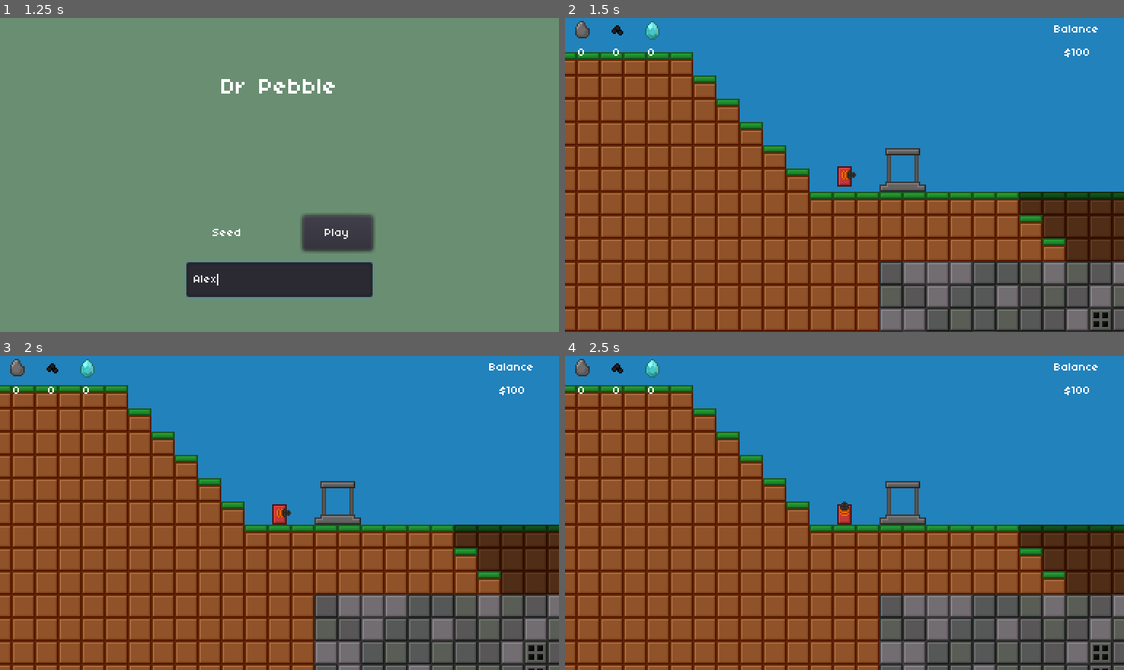
Above: before the commit, frames 1-4 (two rows, left to right).
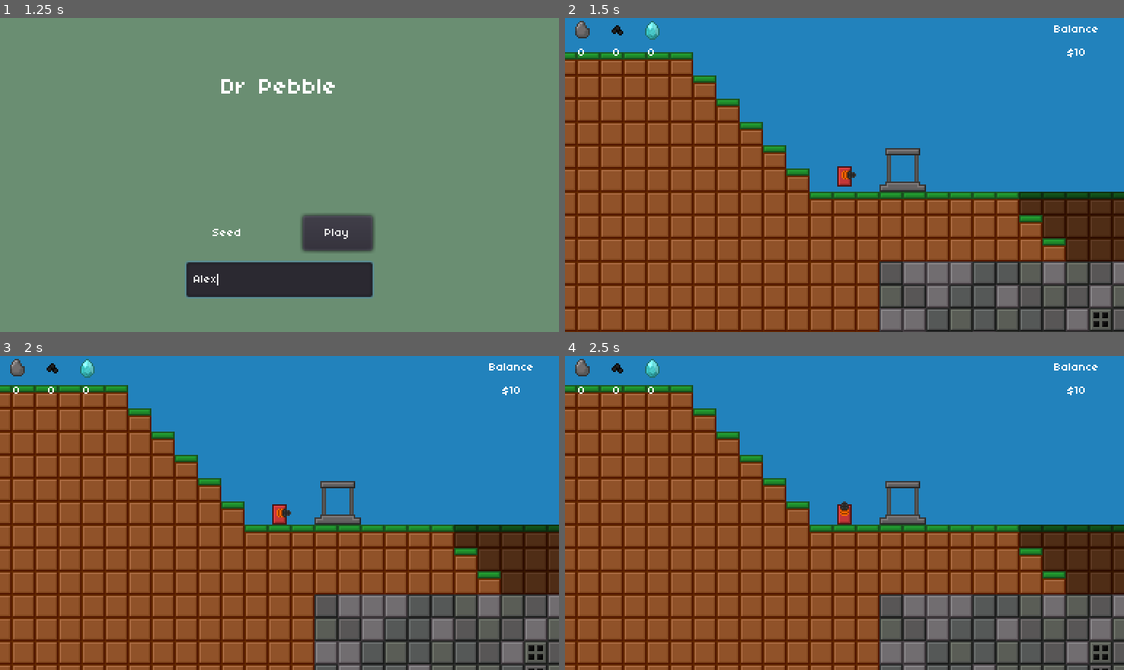
Above: after the commit, the same moments.

Repository: michaelocurtis2/drpebble
Game: Godot game, scene res://Scenes/GameManager.tscn
Two runs of this game, one before a commit and one after it. Both use one fixed random seed, a clock stepped at 60 frames per second and the inputs below.
Inputs (mouse positions are in pixels of both pictures, inside the frame that each line leads up to):
- Up to frame 1 (1.25 s): click (279, 278) at 0.52 s; type "Alex" at 0.6 s
- Up to frame 2 (1.5 s): click "Play" at 1.25 s
- Up to frame 3 (2 s): no input
- Up to frame 4 (2.5 s): tap Enter at 2 s; hold Right (mine_right) from 2.03 s (still down); tap F (sell) at 2.1 s; tap Up (mine_up) at 2.27 s

Frame 1 is identical in both runs. In frame 2, less than 0.1% of the frame differs, in the area x 89-94%, y 9-13%; in frame 3, less than 0.1%; in frame 4, less than 0.1%.

Commit message:
Resources spawn proportional to depth of world rather than generator

Diff:
--- a/Scripts/Global.gd
+++ b/Scripts/Global.gd
@@ -4,7 +4,7 @@
 var coal = 0
 var diamond = 0
 
-var money = 100
+var money = 10
 
 var tool_damage = 1
 
--- a/Scripts/Shop.gd
+++ b/Scripts/Shop.gd
@@ -1,8 +1,8 @@
 extends Node2D
 
 var price_rock = 1
-var price_coal = 5
-var price_diamond = 50
+var price_coal = 8
+var price_diamond = 80
 
 var can_sell = false
 
--- a/Scripts/UndergroundGen.gd
+++ b/Scripts/UndergroundGen.gd
@@ -19,13 +19,14 @@
 
 
 func generate_tiles():
+	var gen_pos = (global_position.y / 16)
 	for i in x_limit:
 		for j in y_limit:
 			var inst = block.instance()
 			inst.block_type = generating_type
-			inst.resource_type = randomise_tile(j)
+			inst.position = Vector2(i * tile_size, j * tile_size)
+			inst.resource_type = randomise_tile(j + gen_pos)
 			inst.update_block()
-			inst.position = Vector2(i * tile_size, j * tile_size)
 			add_child(inst)
 
 	print("Rock:", rock_total)
@@ -34,23 +35,18 @@
 
 
 func randomise_tile(var depth):
+	#print(depth)
 	#Global.rng.randomize()
 	var chance = Global.rng.randf_range(0.0, 1.0)
 
-	var depth_chance = (depth + 1) * 0.07
+	var depth_chance = depth * 0.07
 
-	if chance < (depth_chance * 0.02):
-		if (depth + 1) < (y_limit * 0.65):
-			#print("Rock")
-			rock_total += 1
-			return "Rock"
+	if chance < (depth_chance * 0.02) and (depth > 22):
+		#print("Diamond")
+		diamond_total += 1
+		return "Diamond"
 
-		else:
-			#print("Diamond")
-			diamond_total += 1
-			return "Diamond"
-
-	if chance < (depth_chance * 0.15):
+	if chance < (depth_chance * 0.14):
 		#print("Coal")
 		coal_total += 1
 		return "Coal"
